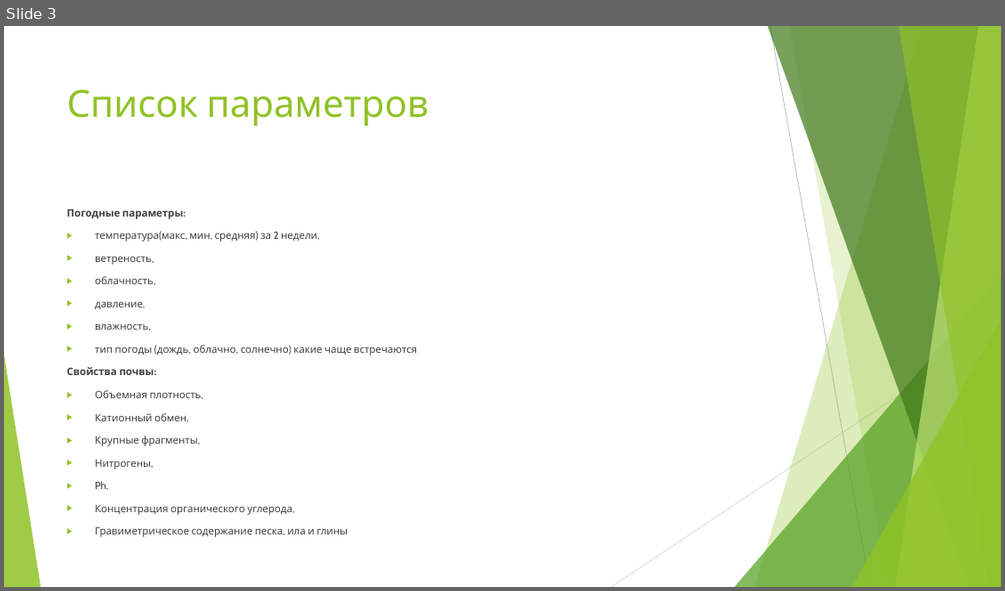
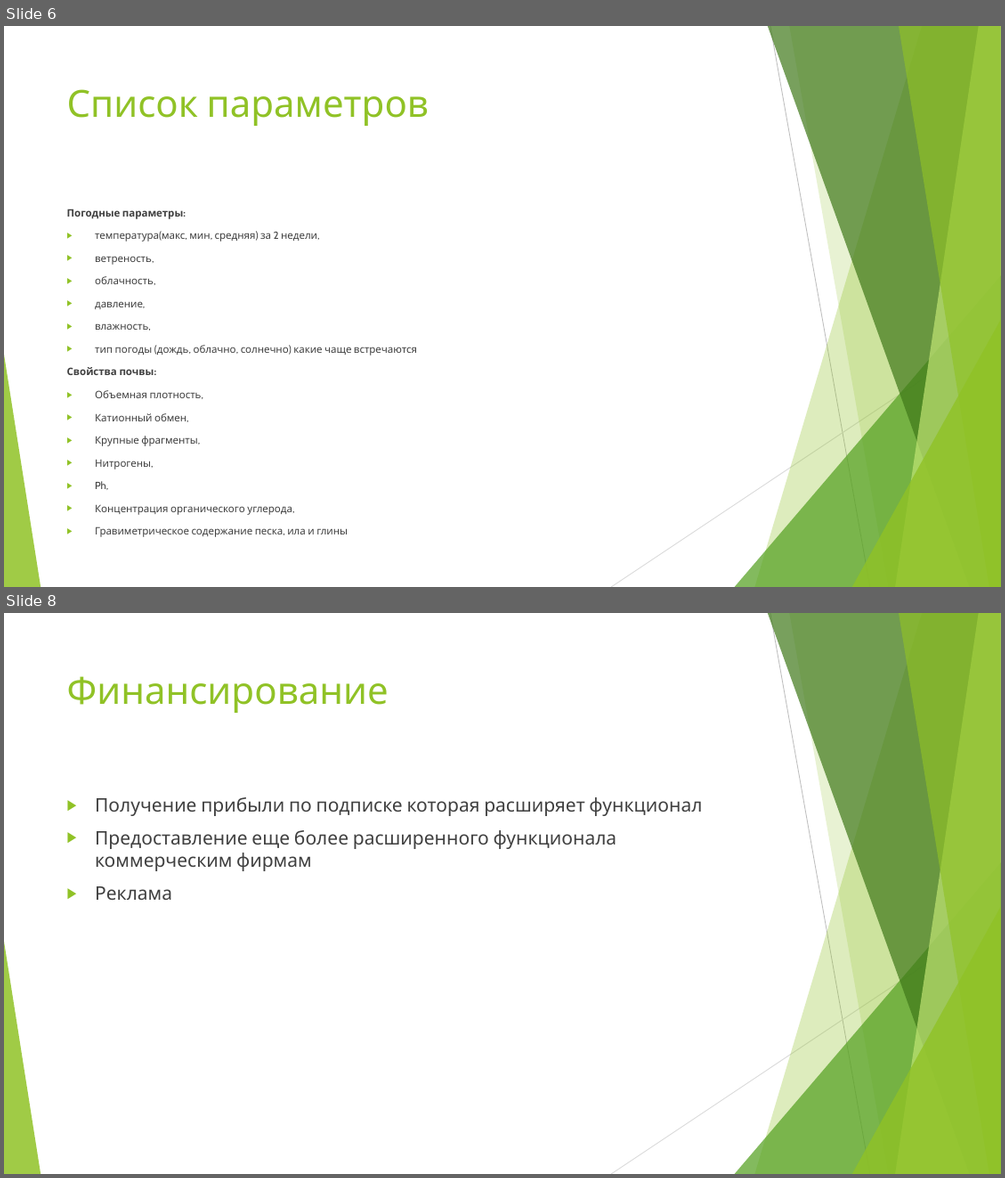
Before and after one commit to rzrka/vineyard, a slide deck: source/диплом.pptx. Shown one above the other, each under a label of ours: slide 3 before the commit, slides 6 and 8 after it; the slides between them are not shown. The pictures are 1005x591 and 1005x1178 pixels, drawn with LibreOffice and Linux fonts; fonts in the diff are those of the drawing. Boxes give left, top, right and bottom in pixels: in the first picture for what was removed or moved away, otherwise in the second. Text is boxed around its words. In the diff, an @@ line names an element or a change of style, - is before the commit and + after.

```diff
--- a/source/диплом.pptx
+++ b/source/диплом.pptx
@@ slide 8 added at [4,613,1001,1174], background #FFFFFF; not listed: 10 template elements that a slide beside it also shows @@
@@ title added at [67,676,388,713], 36 pt, text #90C226 @@
+Финансирование
@@ text added at [95,797,702,900], 18 pt, text #404040 @@
+▶ Получение прибыли по подписке которая расширяет функционал
+▶ Предоставление еще более расширенного функционала коммерческим фирмам
+▶ Реклама
@@ what was slide 3 is now slide 6 @@
```
Also in this commit, not shown: 3 slides changed, 1 other slide added, 2 slides removed, 49 other files.
